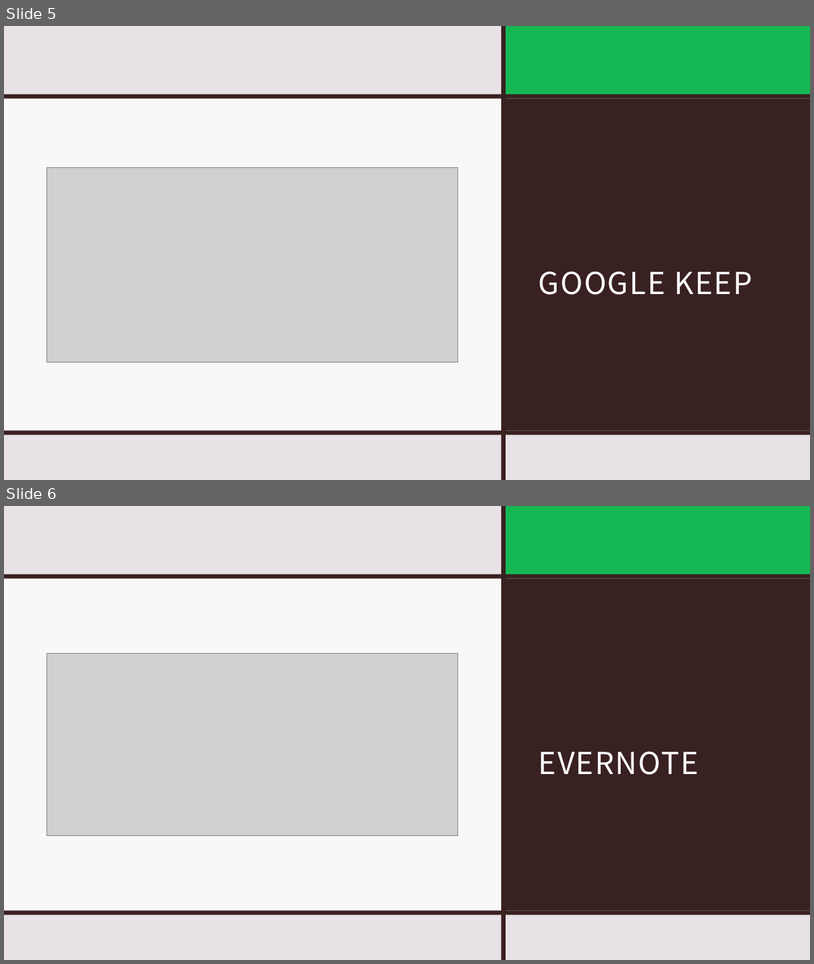
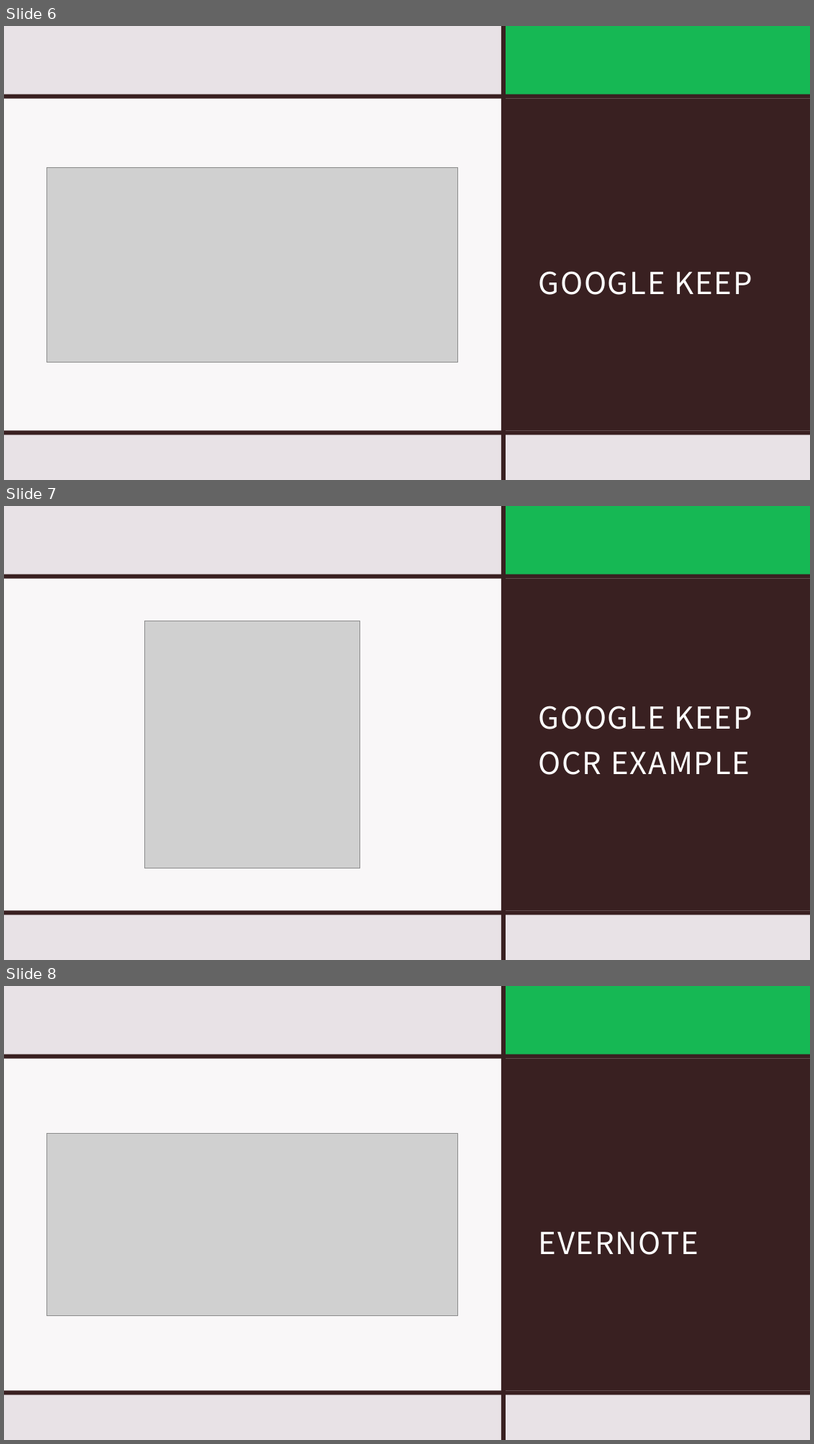
Before and after one commit to IADT-projects/y4-project-CjayGonzales, a slide deck: Docs/Interim Presentation.pptx. Shown one above the other, each under a label of ours: slides 5 and 6 before the commit, slides 6, 7 and 8 after it. The pictures are 814x964 and 814x1444 pixels, drawn with LibreOffice and Linux fonts; fonts in the diff are those of the drawing; grey boxes stand for pictures. Boxes give left, top, right and bottom in pixels: in the first picture for what was removed or moved away, otherwise in the second. Text is boxed around its words. In the diff, an @@ line names an element or a change of style, - is before the commit and + after.

```diff
--- a/Docs/Interim Presentation.pptx
+++ b/Docs/Interim Presentation.pptx
@@ slide 7 added at bbox=[4, 506, 810, 960], background #E8E2E6; not listed: 2 template elements that a slide beside it also shows @@
@@ rectangle added at bbox=[4, 506, 810, 960], fill #E8E2E6 @@
@@ rectangle added at bbox=[500, 506, 504, 960], fill #392021 @@
@@ rectangle added at bbox=[502, 506, 506, 960], fill #392021 @@
@@ rectangle added at bbox=[504, 506, 810, 576], fill #16B854 @@
@@ rectangle added at bbox=[505, 506, 810, 960], fill #FFFFFF at 75% opacity @@
@@ rectangle added at bbox=[4, 574, 502, 913], fill #FFFFFF at 75% opacity @@
@@ rectangle added at bbox=[4, 574, 810, 579], fill #392021 @@
@@ rectangle added at bbox=[506, 579, 810, 911], fill #392021 @@
@@ picture added at bbox=[144, 621, 360, 867] @@
@@ title added at bbox=[539, 705, 753, 775], 36 pt, text #FFFFFF @@
+GOOGLE KEEP OCR EXAMPLE
@@ rectangle added at bbox=[4, 910, 810, 914], fill #392021 @@
@@ what was slide 5 is now slide 6 @@
@@ what was slide 6 is now slide 8 @@
```
Also in this commit, not shown: 4 slides changed, 1 other slide added.
